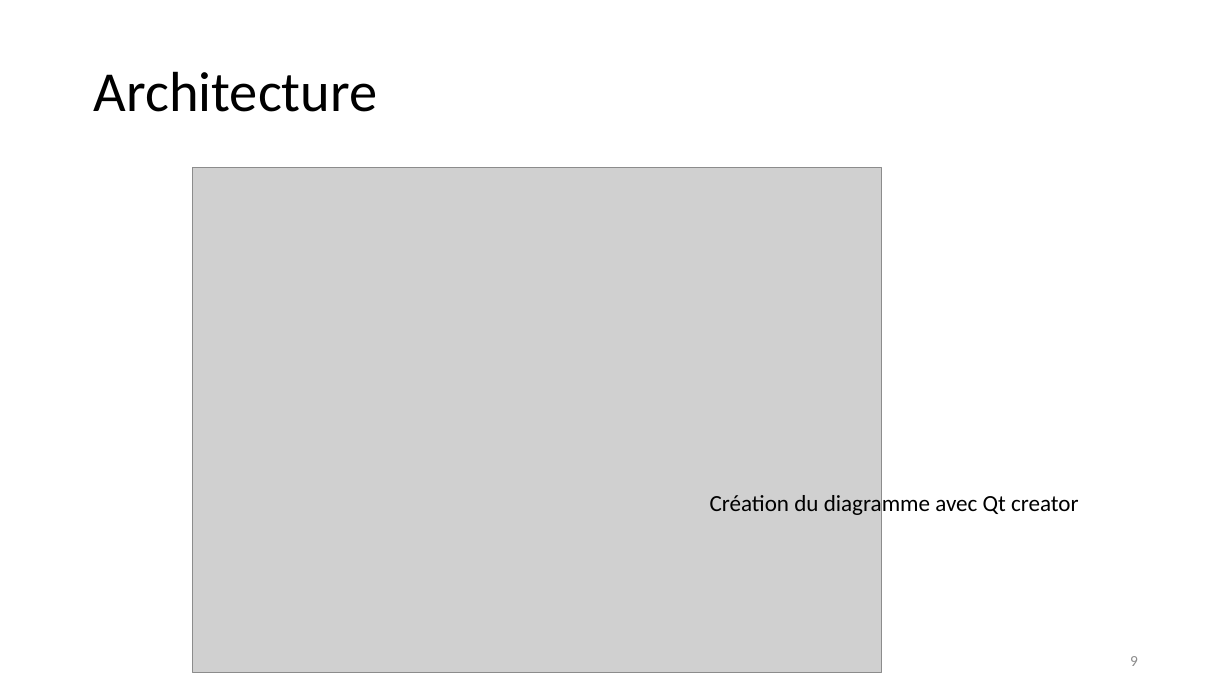
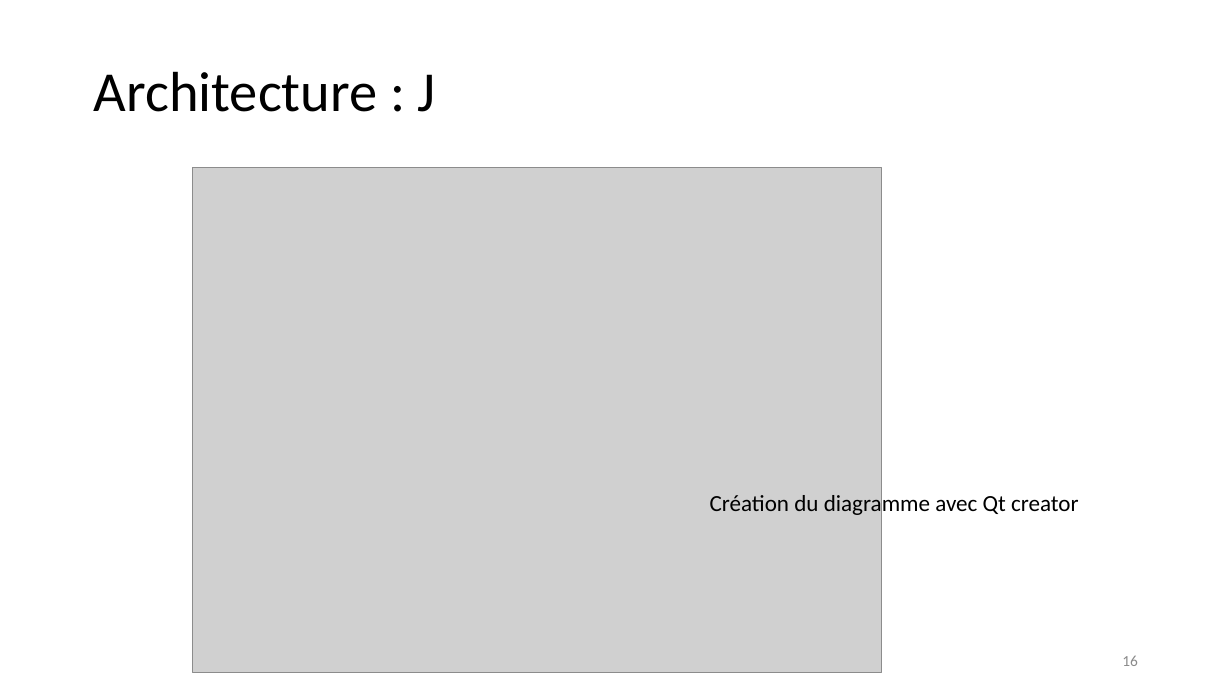
Before and after one commit to jeromelane/WeatherCheckingRpi, a slide deck: slide 16 of weathercheckingrpi/doc/Presentations/projet_meteo_JL_KG_24042019v3.pptx (slide 9 before the commit). Drawn at 1232x693 pixels with LibreOffice and Linux fonts; fonts in the diff are those of the drawing; grey boxes stand for pictures. Boxes give left, top, right and bottom in pixels: in the first picture for what was removed or moved away, otherwise in the second. Text is boxed around its words. In the diff, an @@ line names an element or a change of style, - is before the commit and + after.

```diff
--- a/weathercheckingrpi/doc/Presentations/projet_meteo_JL_KG_24042019v3.pptx
+++ b/weathercheckingrpi/doc/Presentations/projet_meteo_JL_KG_24042019v3.pptx
@@ text at (x1=94, y1=71, x2=436, y2=112): text changed @@
-Architecture
+Architecture : J
@@ page number at (x1=1122, y1=655, x2=1138, y2=666): text changed @@
-9
+16
```
Also in this commit, not shown: 3 other slides changed, 1 slide added, 38 other files.
